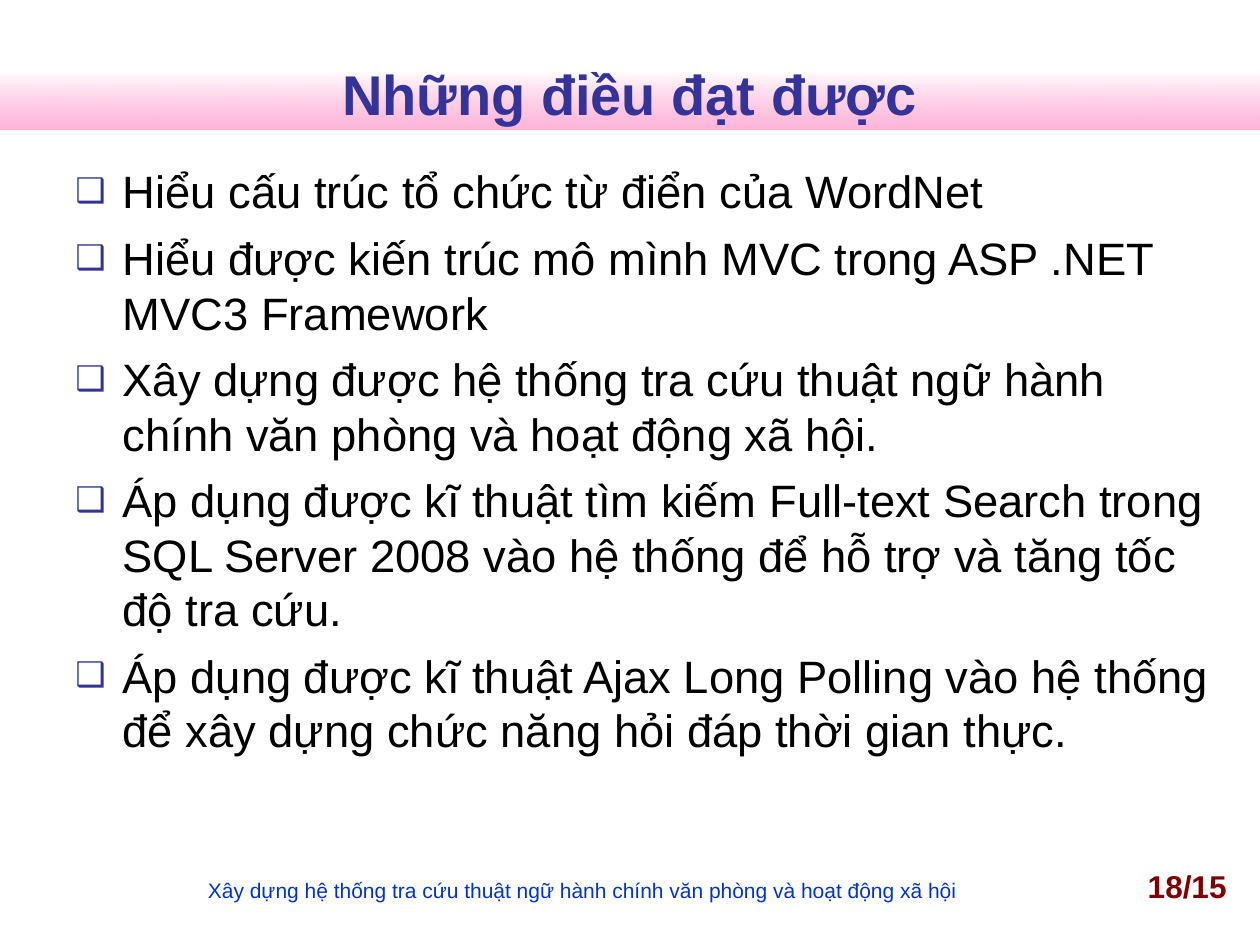
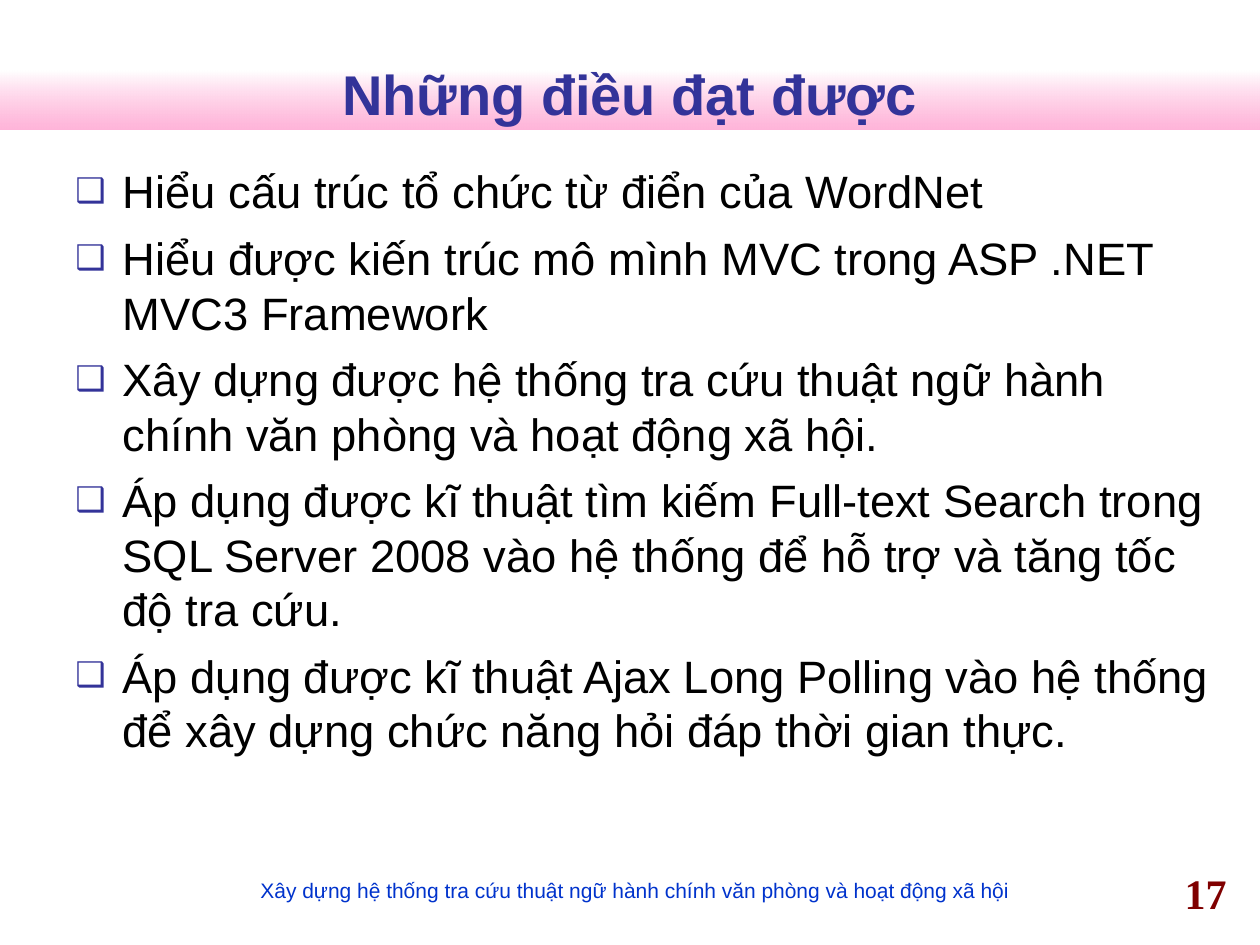
Before and after one commit to nguyentk90/tra-cuu-thuat-ngu-hanh-chinh, a slide deck: slide 17 of Documents/slideN2013.ppt (slide 18 before the commit). Drawn at 1260x945 pixels with LibreOffice and Linux fonts; fonts in the diff are those of the drawing; background and template pictures are left out. Boxes give left, top, right and bottom in pixels: in the first picture for what was removed or moved away, otherwise in the second. Text is boxed around its words. In the diff, an @@ line names an element or a change of style, - is before the commit and + after.

```diff
--- a/Documents/slideN2013.ppt
+++ b/Documents/slideN2013.ppt
@@ text "Xây dựng hệ thống tra ...": place and size @@
-text "Xây dựng hệ thống tra ..." at (208,882,956,903)
+text "Xây dựng hệ thống tra ..." at (260,882,1009,903)
@@ page number at (1185,881,1227,909): text changed; size 18 to 24 pt; font Arial to Times New Roman @@
-18/15
+17
```
Also in this commit, not shown: 14 other slides changed, 2 slides added, 3 slides removed, 1 other file.
